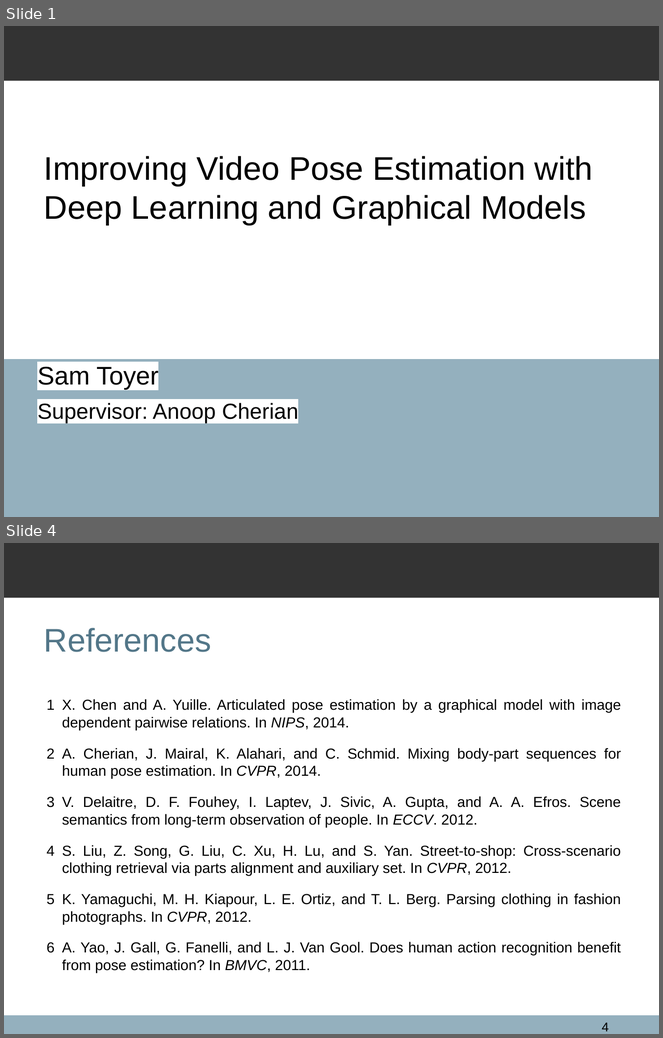
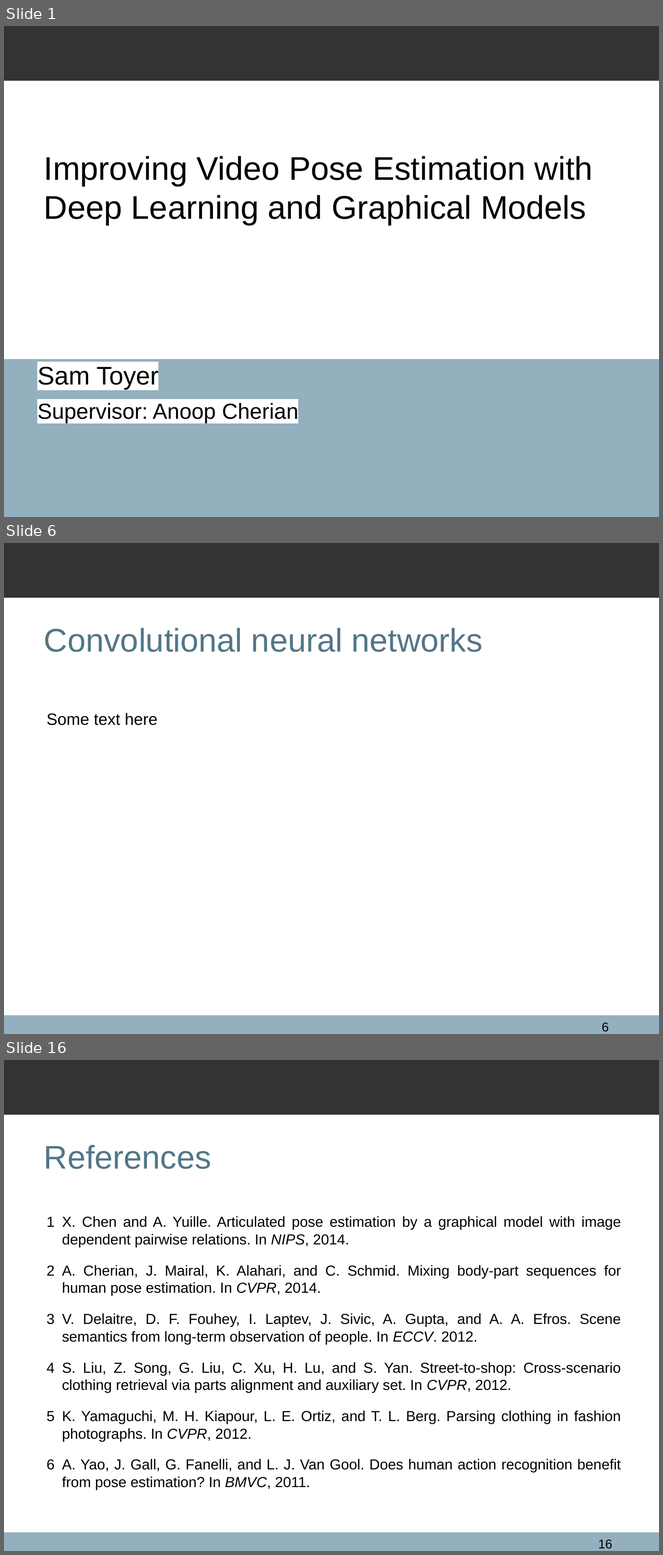
Before and after one commit to qxcv/comp2560, a slide deck: presentation/presentation.odp. Shown one above the other, each under a label of ours: slides 1 and 4 before the commit, slides 1, 6 and 16 after it; the slides between them are not shown. The pictures are 663x1038 and 663x1555 pixels, drawn with LibreOffice and Linux fonts; fonts in the diff are those of the drawing; background and template pictures are left out. Boxes give left, top, right and bottom in pixels: in the first picture for what was removed or moved away, otherwise in the second. Text is boxed around its words. In the diff, an @@ line names an element or a change of style, - is before the commit and + after.

```diff
--- a/presentation/presentation.odp
+++ b/presentation/presentation.odp
@@ slide 6 added at (4, 543, 659, 1034), background #FFFFFF; not listed: 2 template elements that a slide beside it also shows @@
@@ title added at (44, 628, 483, 652), 36 pt, text #527688 @@
+Convolutional neural networks
@@ text added at (47, 713, 157, 726), 18 pt, text #000000 @@
+Some text here
@@ page number added at (602, 1023, 609, 1032), 14 pt, text #000000 @@
+6
@@ what was slide 4 is now slide 16 @@
@@ page number at (598, 1540, 612, 1549): text changed @@
-4
+16
```
Also in this commit, not shown: 2 slides changed, 11 other slides added.
